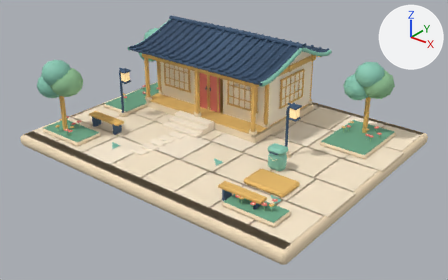
The glTF model exports/v0.6/models/letter-plaza.glb: old version first, new version second.
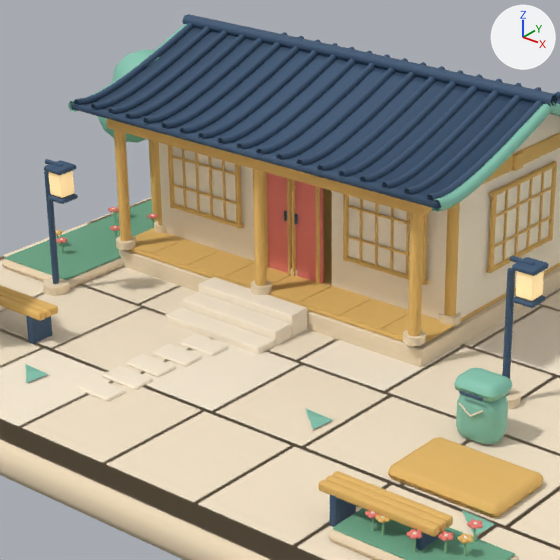
Each version appears first whole from a 50 mm camera at (11.45, -13.89, 8.65) aimed at (0.34, -0.01, 0.05), and next in a close-up on the part from 23% to 68% of the width and 4% to 76% of the height. Every picture has the same lights, and +X, +Y and +Z are marked at upper right. The last two pictures show the newer version. Where no turn or scale is listed for an object, it has been applied to the vertices. Vertices at exactly the same position are counted once.

The first close-up shows 'DoorLeftPanel', 'DoorRightPanel', 'Static_Town_deepgreen', 'Static_Town_mint', 'Static_Town_navy', 'Static_Town_paper', 'Static_Town_paver', 'Static_Town_stone', 'Static_Town_wood' and 12 more.
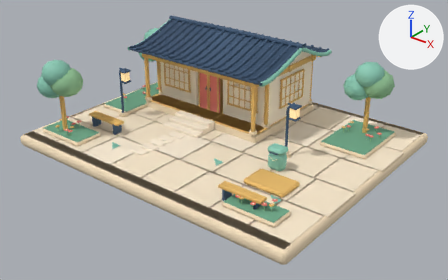
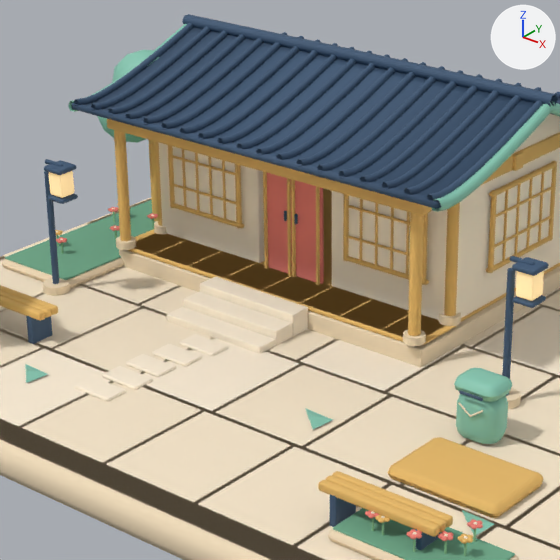
What changed in the scene script:
```text
Change me_cube_044:
    used by ob_static_town_wood; location = (-1.2, 2.15, 0.27)
    remove me_cube_044.from_pydata(...)  # 6980 vertices, 13272 faces; spans x -3.4..5.29, y -5.26..1.8, z -0.27..2.45
    add me_cube_044.from_pydata(...)  # 6932 vertices, 13184 faces; spans x -3.4..5.29, y -5.26..1.8, z -0.27..2.45
    me_cube_044 part 1: the loose piece of 24 vertices spanning x -0.07..0.07, y -1.72..-1.58, z 0.08..1.7 is deleted
    me_cube_044 part 2: 200 vertices moved from x -2.45..2.42, y -1.65..-1.0, z 0.04 to x -2.45..2.42, y -1.65..-1.0, z 0.02; 144 vertices removed from x -2.45..2.42, y -1.65..-0.88, z 0.04..1.7; 120 vertices added at x -2.45..2.42, y -1.65..-1.0, z 0.01..0.02
```

Changed parts and their boxes (x1, y1, x2, y2) in the close-ups (560 x 560 px; the box of a moved part takes in the faces that stretch with it):
part 1 of me_cube_044, deleted (orange): before (253, 169, 267, 286)
part 2 of me_cube_044, moved or reshaped: before (133, 228, 455, 342); after (135, 249, 455, 345)
